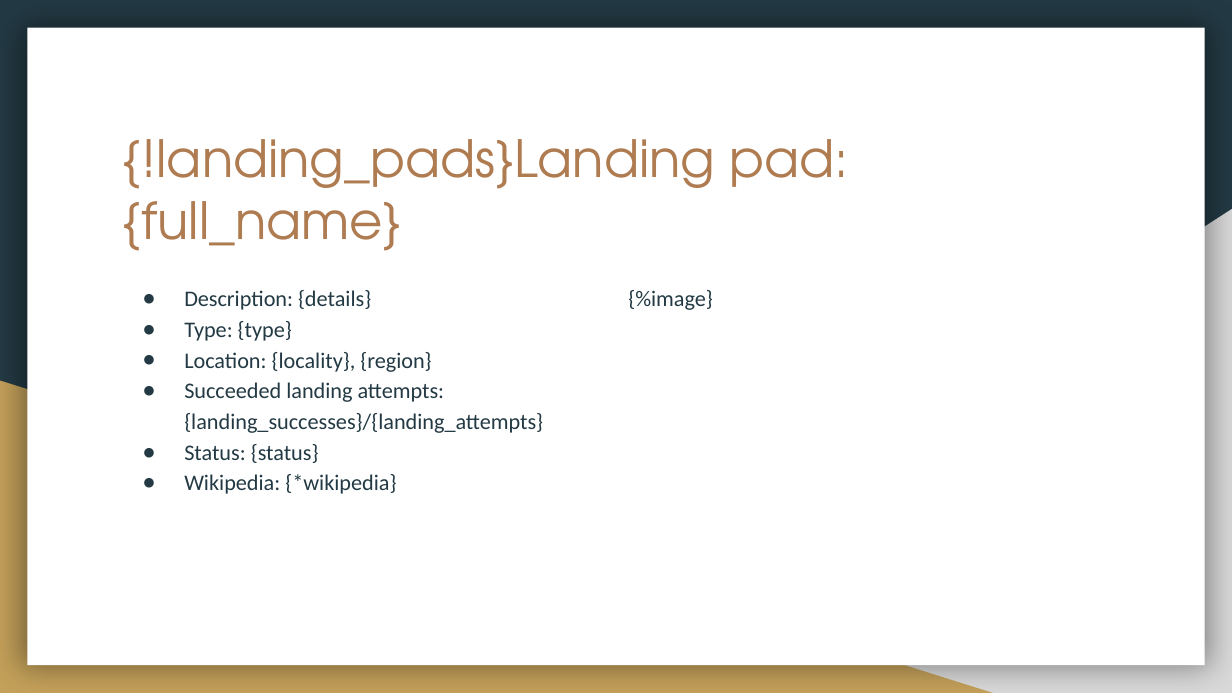
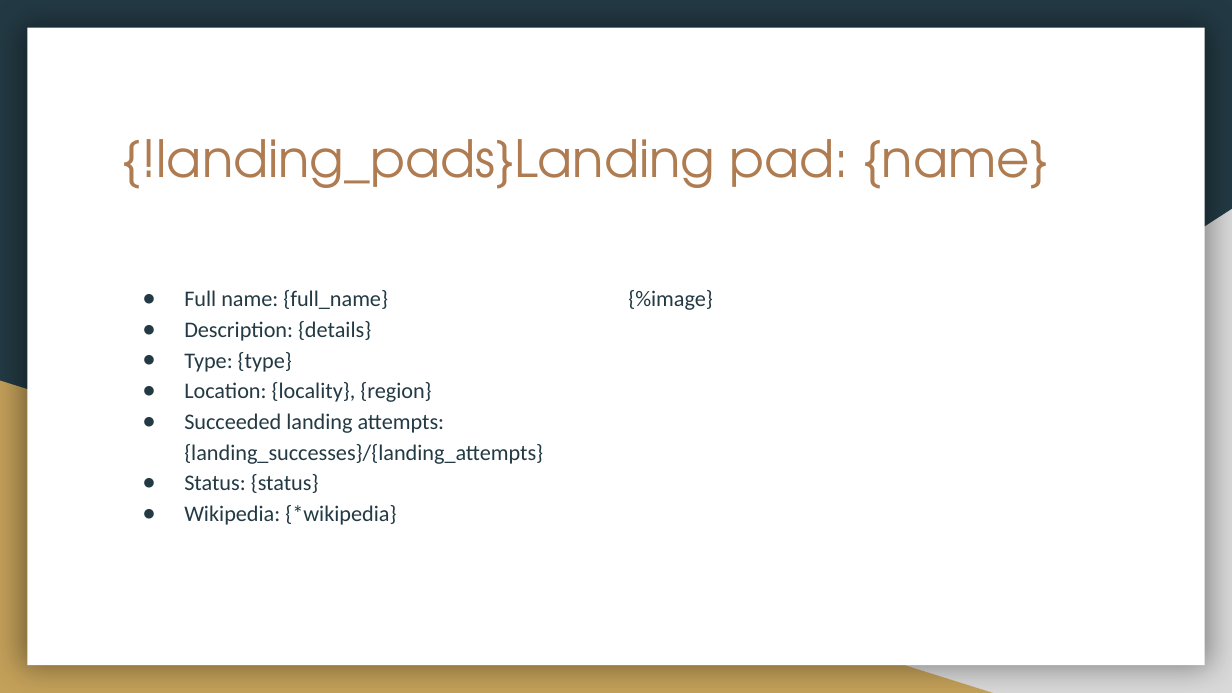
Before and after one commit to United-Codes/cloudofficeprint-python, a slide deck: slide 10 of spacex_example/spacex_template.pptx (slide 8 before the commit). Drawn at 1232x693 pixels with LibreOffice and Linux fonts; fonts in the diff are those of the drawing. Boxes give left, top, right and bottom in pixels: in the first picture for what was removed or moved away, otherwise in the second. Text is boxed around its words. In the diff, an @@ line names an element or a change of style, - is before the commit and + after.

Commit message:
update spacex example: add launch pads and shorten descriptions

```diff
--- a/spacex_example/spacex_template.pptx
+++ b/spacex_example/spacex_template.pptx
@@ title at box(123, 139, 1049, 189): text changed @@
-{!landing_pads}Landing pad: {full_name}
+{!landing_pads}Landing pad: {name}
@@ text at box(184, 290, 388, 309): paragraph added @@
+● Full name: {full_name}
```
Also in this commit, not shown: 1 other slide changed, 2 slides added, 1 other file.
